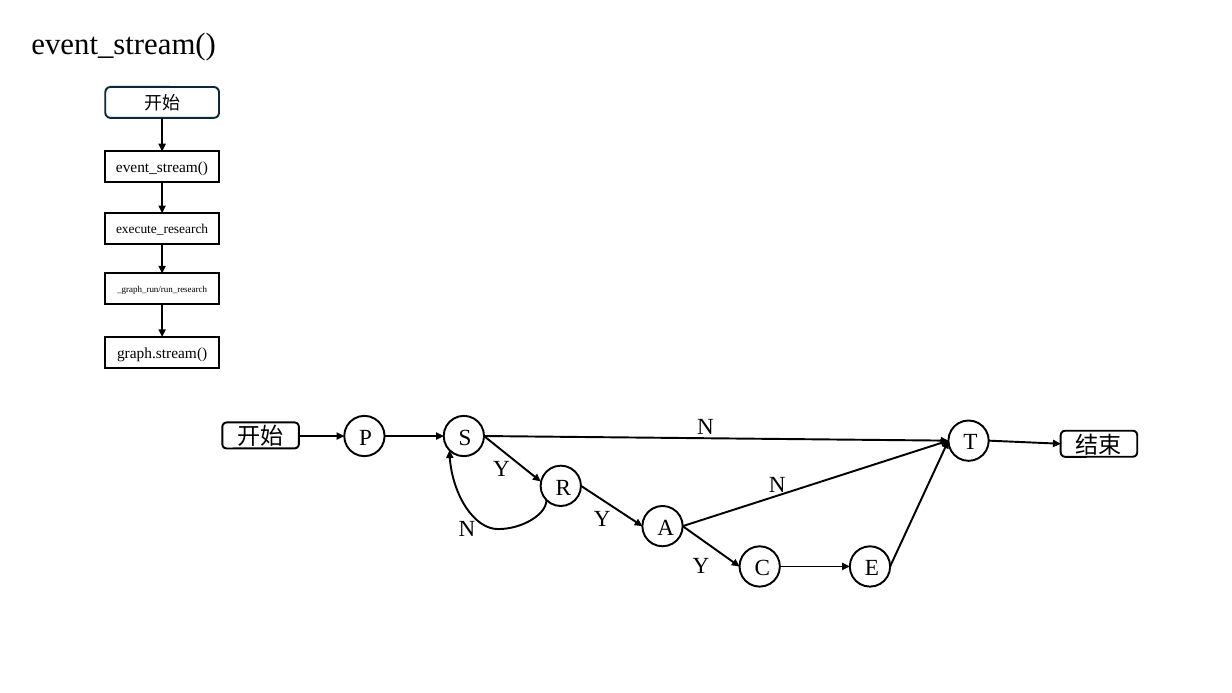
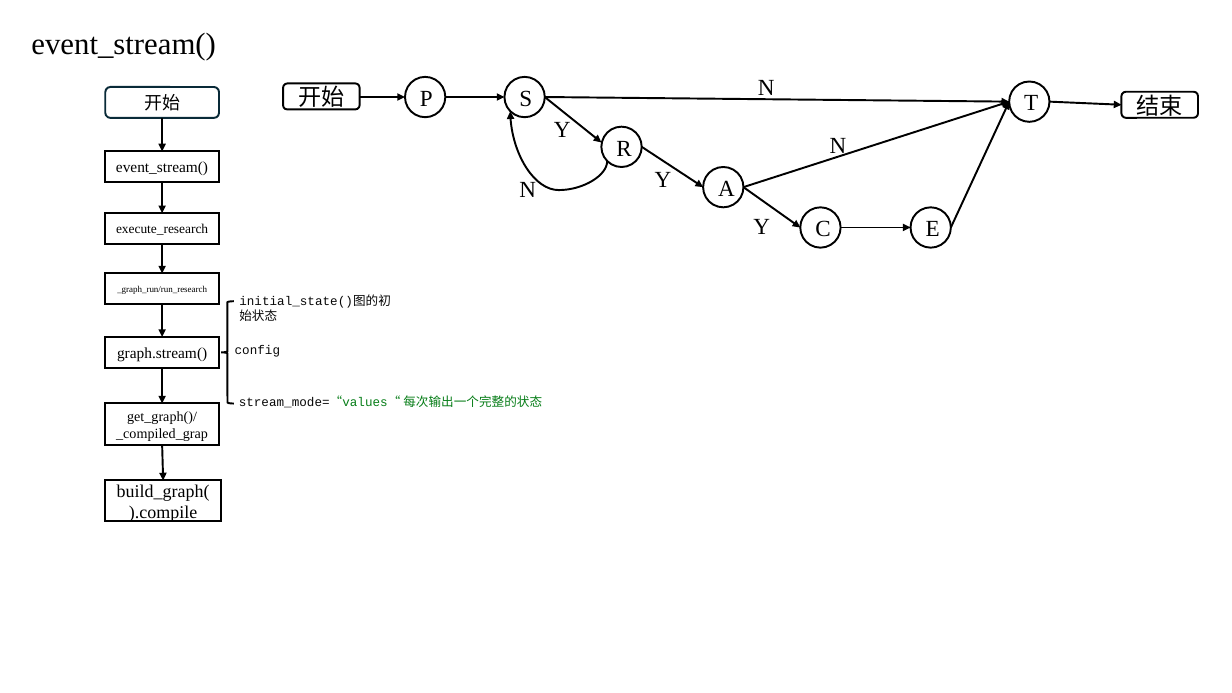
Before and after one commit to BeatGene/Bioinformatics_Agent, a slide deck: slide 10 of PPT/Bioinformatics_Agent_Architecture.pptx. Drawn at 1232x693 pixels with LibreOffice and Linux fonts; fonts in the diff are those of the drawing. Boxes give left, top, right and bottom in pixels: in the first picture for what was removed or moved away, otherwise in the second. Text is boxed around its words. In the diff, an @@ line names an element or a change of style, - is before the commit and + after.

```diff
--- a/PPT/Bioinformatics_Agent_Architecture.pptx
+++ b/PPT/Bioinformatics_Agent_Architecture.pptx
@@ 10 arrows, 7 ellipses, 6 texts, 2 rounded rectangles, 1 curved arrow: place and size @@
-10 arrows, 7 ellipses, 6 texts, 2 rounded rectangles, 1 curved arrow at [223,416,1138,587]
+10 arrows, 7 ellipses, 6 texts, 2 rounded rectangles, 1 curved arrow at [283,77,1199,248]
@@ text added at [239,296,391,321], 9.8 pt, text #080808 @@
+initial_state()图的初始状态
@@ left brace added at [221,301,234,404], outline #000000 1.5 pt @@
@@ text added at [235,346,280,357], 9.8 pt, text #080808 @@
+config
@@ arrow added from (162, 368) to (162, 404), #000000 1.5 pt @@
@@ rectangle added at [105,404,219,445], fill #FFFFFF, outline #000000 1.5 pt, 11 pt, text #000000 @@
+get_graph()/
+_compiled_grap
@@ text added at [239,395,542,408], 9.8 pt, text #067D17 @@
+stream_mode=“values“ 每次输出一个完整的状态
@@ arrow added from (162, 445) to (164, 481), #000000 1.5 pt @@
@@ rectangle added at [105,481,221,521], fill #FFFFFF, outline #000000 1.5 pt, 14 pt, text #000000 @@
+build_graph().compile
```
Also in this commit, not shown: 3 other files.
